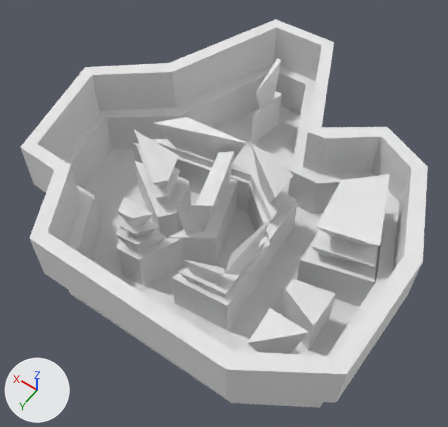
What one commit did to the Blender file Levels/level3_5/level3_5.blend.
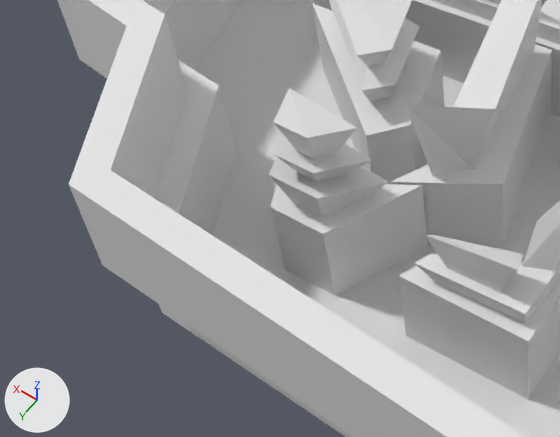
Each version is shown whole from a 50 mm lens placed at (-5.42, 7.36, 12.45), pointed at (-0.11, -0.07, 0.77), then close up on the part from 0% to 54% of the width and 37% to 81% of the height. The axes (+X, +Y, +Z) are drawn at lower left. The lights are the same throughout.
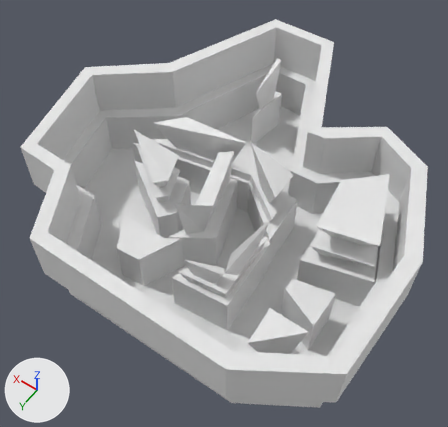
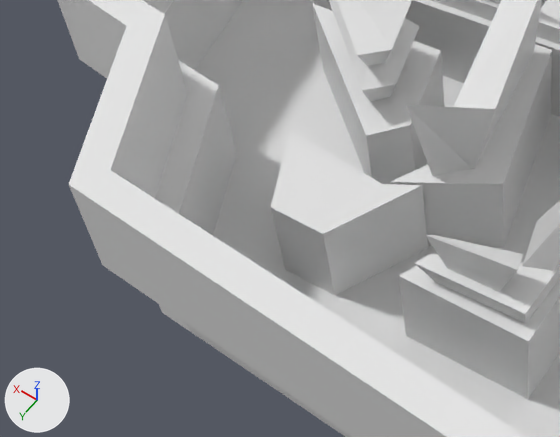
What the commit changed:
Object 'Cube.018' (ob_cube_018) is now hidden.

Pixel boxes (x1, y1, x2, y2) of what changed, in the close-ups (560 x 437 px):
'Cube.018', hidden
    before: (269, 88, 387, 217)
